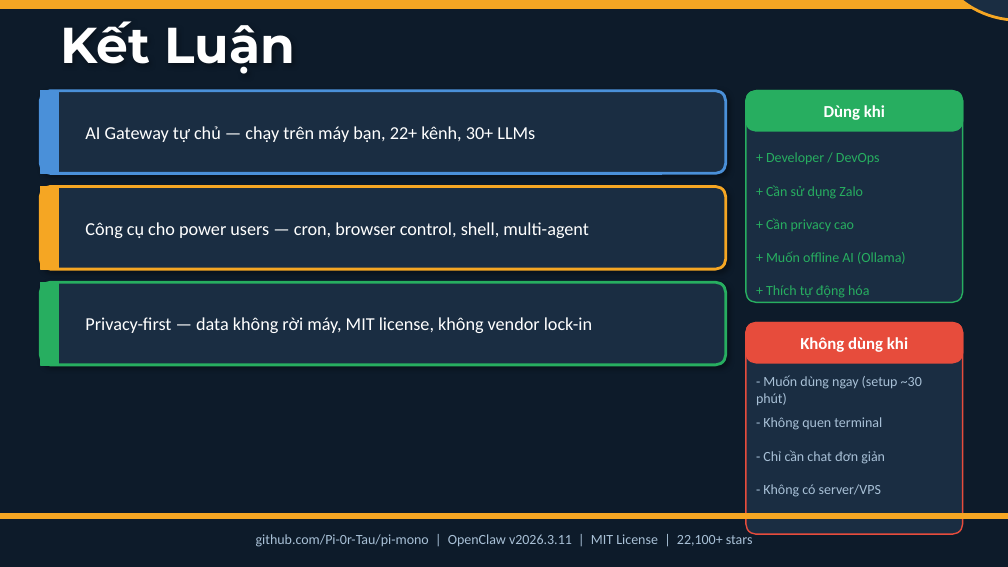
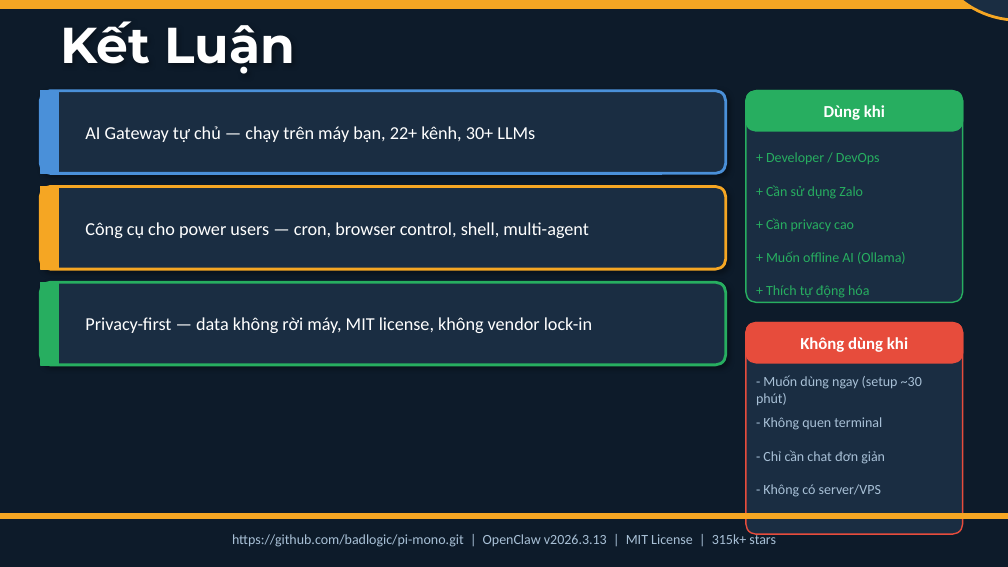
Before and after one commit to dvduongth/research_doc, a slide deck: slide 22 of open_claw/presentation/OpenClaw_Presentation.pptx. Drawn at 1008x567 pixels with LibreOffice and Linux fonts; fonts in the diff are those of the drawing. Boxes give left, top, right and bottom in pixels: in the first picture for what was removed or moved away, otherwise in the second. Text is boxed around its words. In the diff, an @@ line names an element or a change of style, - is before the commit and + after.

```diff
--- a/open_claw/presentation/OpenClaw_Presentation.pptx
+++ b/open_claw/presentation/OpenClaw_Presentation.pptx
@@ text at [232, 532, 776, 547]: text changed @@
-github.com/Pi-0r-Tau/pi-mono | OpenClaw v2026.3.11 | MIT License | 22,100+ stars
+https://github.com/badlogic/pi-mono.git | OpenClaw v2026.3.13 | MIT License | 315k+ stars
```
Also in this commit, not shown: 9 other slides changed, 3 other files.
